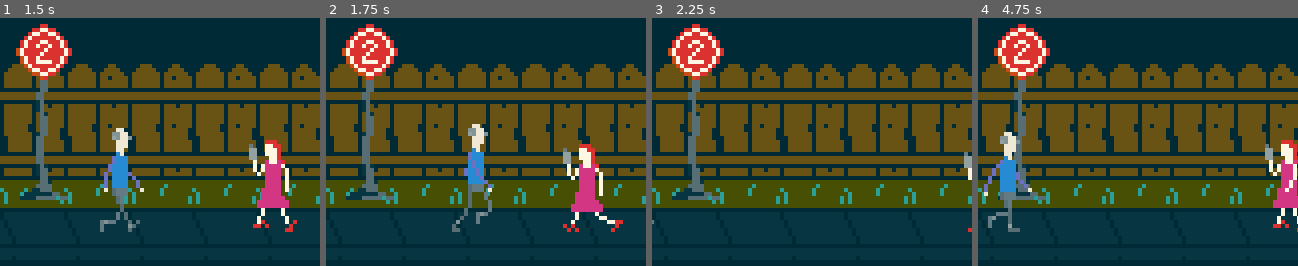
Above: before the commit, frames 1-4 (left to right).
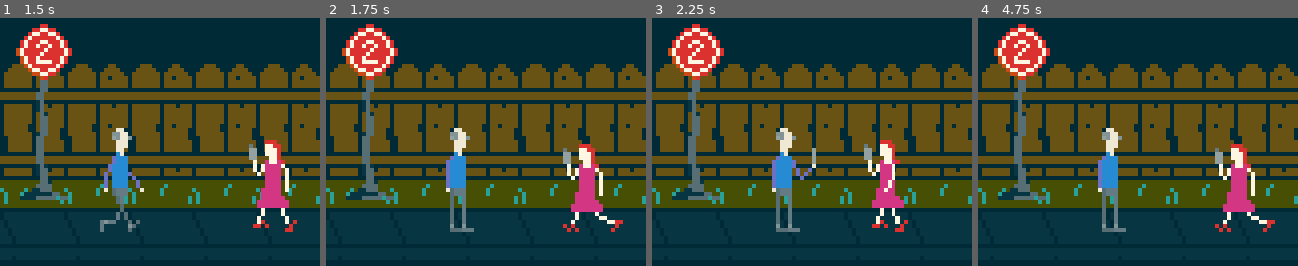
Above: after the commit, the same moments.

Repository: CloneDeath/StabbyStabby
Game: Godot game, scene res://Main.tscn
The game is run twice, just before and just after one commit, with the same random seed, the same clock (stepped at 60 frames per second) and the same inputs.
Inputs:
- Up to frame 1 (1.5 s): no input
- Up to frame 2 (1.75 s): no input
- Up to frame 3 (2.25 s): no input
- Up to frame 4 (4.75 s): no input

Frame 1 is identical in both runs. In frame 2, 3.4% of the frame differs, in the area x 37-52%, y 42-87%; in frame 3, 4.4%; in frame 4, 8.0%, in the area x 1-100%, y 44-87%.

Commit message:
Still working on stab animation

Diff:
--- a/Main.tscn
+++ b/Main.tscn
@@ -70,11 +70,10 @@
 2/shapes = [  ]
 2/z_index = 0
 
-[sub_resource type="Animation" id=1]
+[sub_resource type="Animation" id=4]
 resource_name = "init"
-length = 2.0
+length = 3.0
 loop = true
-step = 0.2
 tracks/0/type = "value"
 tracks/0/path = NodePath("Man:position")
 tracks/0/interp = 1
@@ -82,10 +81,10 @@
 tracks/0/imported = false
 tracks/0/enabled = true
 tracks/0/keys = {
-"times": PoolRealArray( 0, 2 ),
-"transitions": PoolRealArray( 1, 1 ),
+"times": PoolRealArray( 0, 1.6, 3 ),
+"transitions": PoolRealArray( 1, 1, 1 ),
 "update": 0,
-"values": [ Vector2( -15, 46 ), Vector2( 45, 46 ) ]
+"values": [ Vector2( -15, 46 ), Vector2( 33, 46 ), Vector2( 33, 46 ) ]
 }
 tracks/1/type = "value"
 tracks/1/path = NodePath("Woman:position")
@@ -94,10 +93,10 @@
 tracks/1/imported = false
 tracks/1/enabled = true
 tracks/1/keys = {
-"times": PoolRealArray( 0, 2 ),
+"times": PoolRealArray( 0, 3 ),
 "transitions": PoolRealArray( 1, 1 ),
 "update": 0,
-"values": [ Vector2( 87, 46 ), Vector2( 62, 46 ) ]
+"values": [ Vector2( 87, 46 ), Vector2( 49.5, 46 ) ]
 }
 tracks/2/type = "value"
 tracks/2/path = NodePath("Man:frame")
@@ -106,10 +105,10 @@
 tracks/2/imported = false
 tracks/2/enabled = true
 tracks/2/keys = {
-"times": PoolRealArray( 0, 0.1, 0.2, 0.3, 0.4, 0.5, 0.6, 0.7, 0.8, 0.9, 1, 1.1, 1.2, 1.3, 1.4, 1.5, 1.6, 1.7, 1.8, 1.9, 2 ),
-"transitions": PoolRealArray( 1, 1, 1, 1, 1, 1, 1, 1, 1, 1, 1, 1, 1, 1, 1, 1, 1, 1, 1, 1, 1 ),
+"times": PoolRealArray( 0, 0.1, 0.2, 0.3, 0.4, 0.5, 0.6, 0.7, 0.8, 0.9, 1, 1.1, 1.2, 1.3, 1.4, 1.5, 1.6, 1.7, 2, 2.05, 2.35, 2.4, 2.7 ),
+"transitions": PoolRealArray( 1, 1, 1, 1, 1, 1, 1, 1, 1, 1, 1, 1, 1, 1, 1, 1, 1, 1, 1, 1, 1, 1, 1 ),
 "update": 1,
-"values": [ 1, 2, 3, 4, 5, 6, 7, 8, 1, 2, 3, 4, 5, 6, 7, 8, 1, 2, 3, 4, 5 ]
+"values": [ 1, 2, 3, 4, 5, 6, 7, 8, 1, 2, 3, 4, 5, 6, 7, 8, 1, 9, 10, 11, 12, 13, 13 ]
 }
 tracks/3/type = "value"
 tracks/3/path = NodePath("Woman:frame")
@@ -118,10 +117,10 @@
 tracks/3/imported = false
 tracks/3/enabled = true
 tracks/3/keys = {
-"times": PoolRealArray( 0, 0.2, 0.4, 0.6, 0.8, 1, 1.2, 1.4, 1.6, 1.8, 2 ),
-"transitions": PoolRealArray( 1, 1, 1, 1, 1, 1, 1, 1, 1, 1, 1 ),
+"times": PoolRealArray( 0, 0.2, 0.4, 0.6, 0.8, 1, 1.2, 1.4, 1.6, 1.8, 2, 2.2, 2.4, 2.6, 2.8, 3 ),
+"transitions": PoolRealArray( 1, 1, 1, 1, 1, 1, 1, 1, 1, 1, 1, 1, 1, 1, 1, 1 ),
 "update": 1,
-"values": [ 1, 2, 3, 4, 5, 6, 7, 8, 1, 2, 3 ]
+"values": [ 1, 2, 3, 4, 5, 6, 7, 8, 1, 2, 3, 4, 5, 6, 7, 8 ]
 }
 
 [node name="Main" type="Node2D"]
@@ -146,17 +145,17 @@
 texture = ExtResource( 3 )
 
 [node name="Man" type="Sprite" parent="."]
-position = Vector2( 45, 46 )
+position = Vector2( 33, 46 )
 texture = ExtResource( 4 )
-hframes = 9
-frame = 5
+hframes = 14
+frame = 13
 
 [node name="Woman" type="Sprite" parent="."]
-position = Vector2( 62, 46 )
+position = Vector2( 53.25, 46 )
 texture = ExtResource( 5 )
 hframes = 9
-frame = 4
+frame = 6
 
 [node name="AnimationPlayer" type="AnimationPlayer" parent="."]
 autoplay = "init"
-anims/init = SubResource( 1 )
+anims/init = SubResource( 4 )
Binary file changed: Man/Man.aseprite
Binary file changed: Man/Man.png
